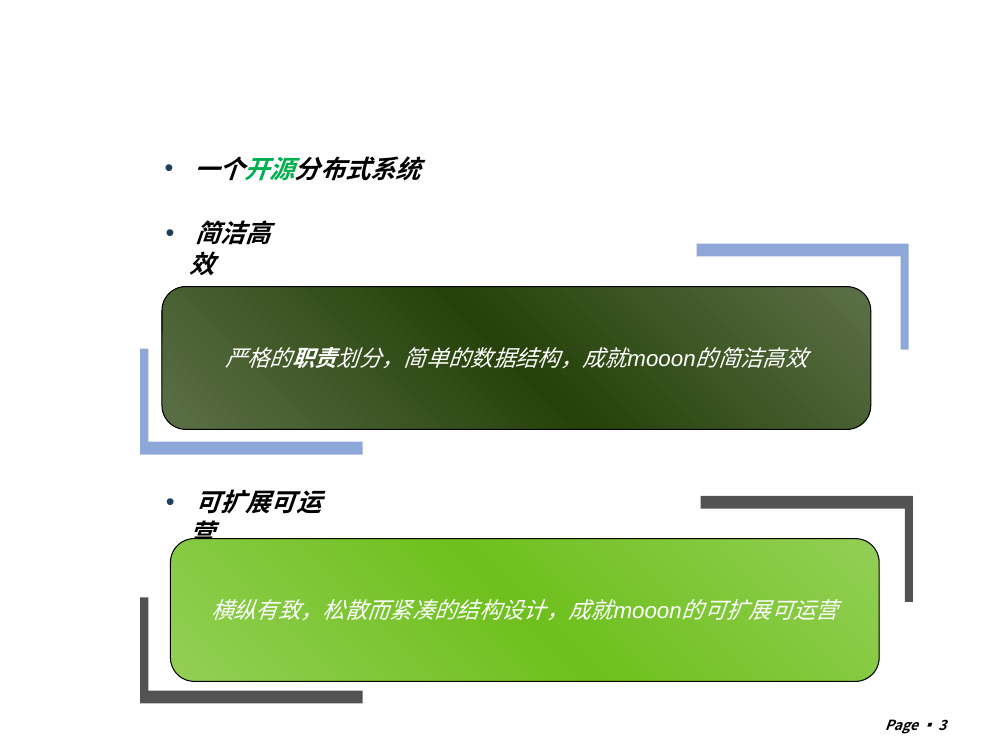
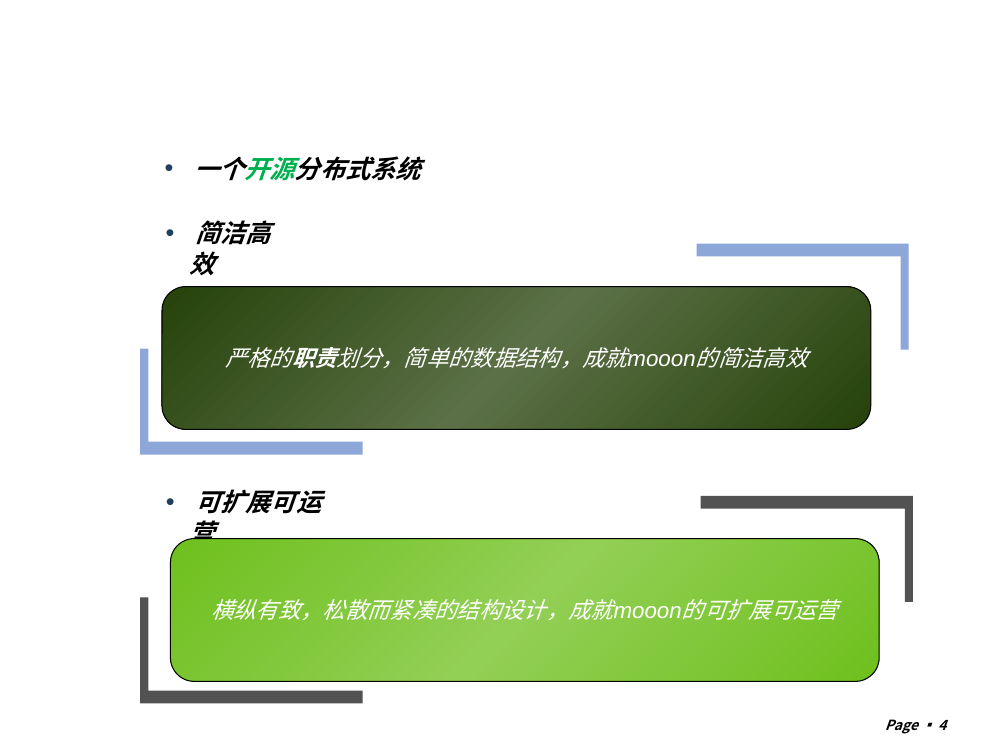
Before and after one commit to machicao2013/mooon, a slide deck: slide 4 of distributed_platform/docs/mooon.ppt (slide 3 before the commit). Drawn at 1008x756 pixels with LibreOffice and Linux fonts; fonts in the diff are those of the drawing; background and template pictures are left out. Boxes give left, top, right and bottom in pixels: in the first picture for what was removed or moved away, otherwise in the second. Text is boxed around its words. In the diff, an @@ line names an element or a change of style, - is before the commit and + after.

```diff
--- a/distributed_platform/docs/mooon.ppt
+++ b/distributed_platform/docs/mooon.ppt
@@ rounded rectangle "严格的职责划分，简单的数据结构，成就mooon的简洁高效" at [162,286,871,429]: fill gradient #5B7046 to #26420A to gradient #26420A to #5B7046 @@
@@ rounded rectangle "横纵有致，松散而紧凑的结构设计，成就mooon的可扩展可运营" at [170,538,879,681]: fill gradient #92CF55 to #6FC01E to gradient #6FC01E to #92CF55 @@
@@ page number at [885,719,946,734]: text changed @@
-Page ▪ 3
+Page ▪ 4
```
Also in this commit, not shown: 2 other slides changed, 8 slides added.
